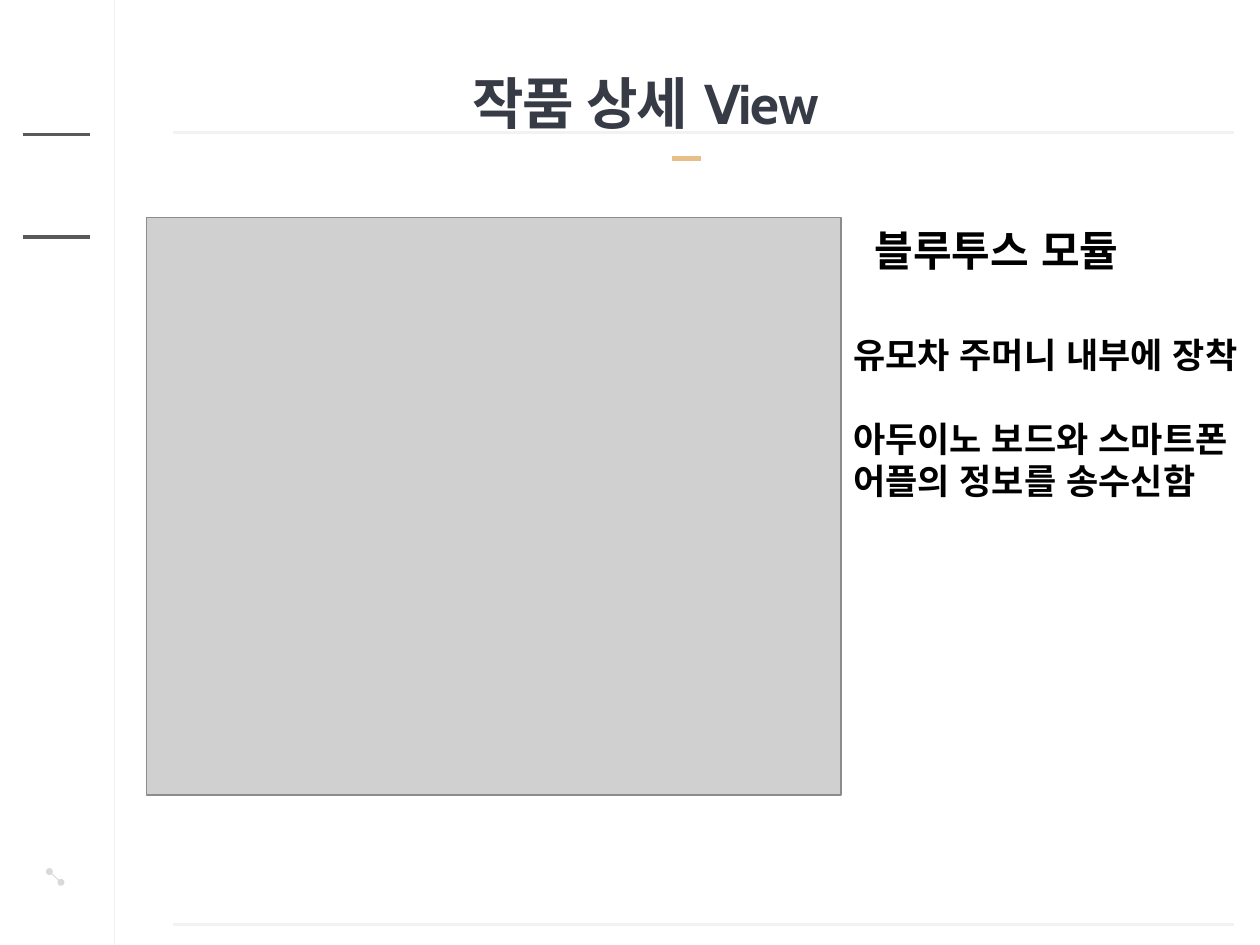
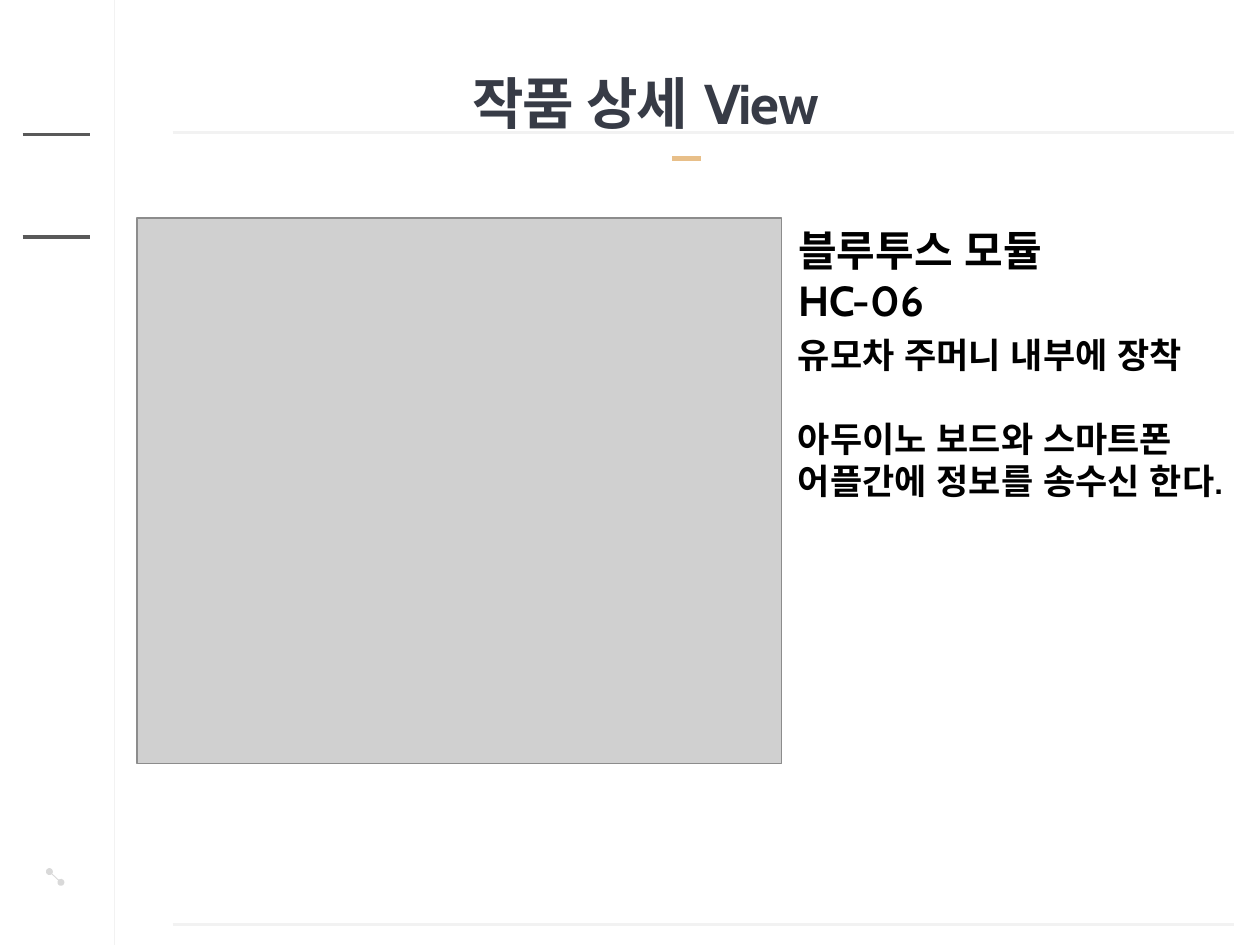
Before and after one commit to younggunwon/SmartUMOCHA, a slide deck: slide 7 of 아두이노 경진대회 Team MyWay ppt.pptx. Drawn at 1260x945 pixels with LibreOffice and Linux fonts; fonts in the diff are those of the drawing; grey boxes stand for pictures; background and template pictures are left out. Boxes give left, top, right and bottom in pixels: in the first picture for what was removed or moved away, otherwise in the second. Text is boxed around its words. In the diff, an @@ line names an element or a change of style, - is before the commit and + after.

```diff
--- a/아두이노 경진대회 Team MyWay ppt.pptx
+++ b/아두이노 경진대회 Team MyWay ppt.pptx
@@ picture resized from (x1=146, y1=218, x2=840, y2=795) to (x1=137, y1=218, x2=782, y2=764) @@
@@ text "블루투스 모듈" moved from (x1=875, y1=231, x2=1118, y2=270) to (x1=798, y1=231, x2=1041, y2=317) @@
@@ text at (x1=798, y1=286, x2=924, y2=317): paragraph added @@
+HC-06
@@ text "유모차 주머니 내부에 장착" moved from (x1=853, y1=338, x2=1237, y2=497) to (x1=798, y1=338, x2=1223, y2=497) @@
@@ text at (x1=798, y1=464, x2=1223, y2=497): text changed @@
-어플의 정보를 송수신함
+어플간에 정보를 송수신 한다.
```
Also in this commit, not shown: 8 other slides changed.
